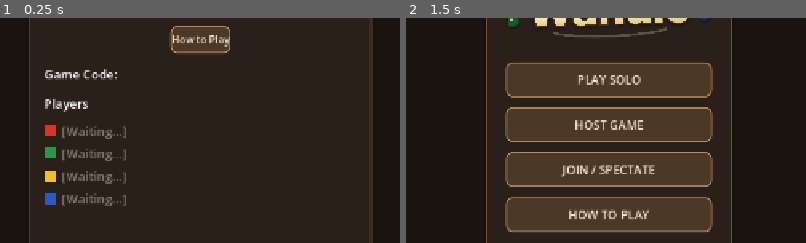
Above: before the commit, frames 1-2 (left to right).
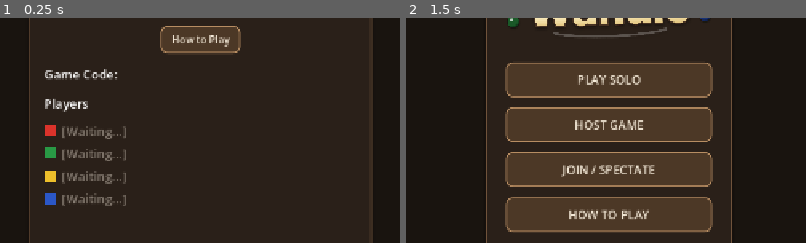
Above: after the commit, the same moments.

Repository: ItsTheMcCoy/wahoo-app
Game: Godot game, scene res://scenes/Lobby.tscn
Two runs of this game, one before a commit and one after it. Both use one fixed random seed, a clock stepped at 60 frames per second and the inputs below. This scene is started directly instead of the project's main scene.
Inputs (mouse positions are % of the whole screen's width and height, from its top left):
- Up to frame 1 (0.25 s): no input
- Up to frame 2 (1.5 s): tap Enter at 0.5 s; move the mouse to (72, 45) at 0.52 s; click (72, 45) at 0.67 s; click (25, 7) at 1.25 s
The pictures show only the part of the screen within x 25-75%, y 31-81%; the shares and areas given below are measured in that part.

The runs differ from the first frame. In frame 1, 0.7% of the frame differs, in the area x 40-61%, y 3-16%; in frame 2, nothing differs.

Commit message:
Add horizontal padding to lobby How to Play button
HowToPlayButton is the only button sharing the lobby's button stylebox
that shrink-wraps to its own text width (SIZE_SHRINK_CENTER, no min
width) rather than getting extra room from a fixed min-size or
fill/expand sizing, so the missing content margin on the shared
stylebox left its text touching the edges. Widening the shared
stylebox itself would also pad the icon-only chat send button and
clip its icon, so this gives HowToPlayButton its own padded normal/
hover/pressed styleboxes instead.

Co-Authored-By: Claude Sonnet 5 <noreply@anthropic.com>

Diff:
--- a/godot/scripts/lobby.gd
+++ b/godot/scripts/lobby.gd
@@ -556,6 +556,26 @@
 		_apply_button_theme(btn, btn_normal, btn_hover, btn_pressed, btn_disabled)
 	_how_to_play_btn.add_theme_font_size_override("font_size", 16)
 
+	# HowToPlayButton shrink-wraps to its text (size_flags_horizontal =
+	# SHRINK_CENTER, no minimum width), so unlike the other lobby buttons here
+	# it needs its own padded styleboxes -- the shared btn_normal has no
+	# content margin, which is fine for buttons that already have extra width
+	# from a fixed min-size or fill/expand, but leaves this one touching text
+	# edge-to-edge. Widening the shared stylebox instead would also pad the
+	# icon-only chat send button and clip its icon.
+	var how_to_play_normal := btn_normal.duplicate() as StyleBoxFlat
+	how_to_play_normal.content_margin_left = 18.0
+	how_to_play_normal.content_margin_right = 18.0
+	var how_to_play_hover := btn_hover.duplicate() as StyleBoxFlat
+	how_to_play_hover.content_margin_left = 18.0
+	how_to_play_hover.content_margin_right = 18.0
+	var how_to_play_pressed := btn_pressed.duplicate() as StyleBoxFlat
+	how_to_play_pressed.content_margin_left = 18.0
+	how_to_play_pressed.content_margin_right = 18.0
+	_how_to_play_btn.add_theme_stylebox_override("normal", how_to_play_normal)
+	_how_to_play_btn.add_theme_stylebox_override("hover", how_to_play_hover)
+	_how_to_play_btn.add_theme_stylebox_override("pressed", how_to_play_pressed)
+
 	_chat_send_btn.text = ""
 	_chat_send_btn.icon = SEND_ICON
 	_chat_send_btn.icon_alignment = HORIZONTAL_ALIGNMENT_CENTER
Not shown, changed: godot/build/web/index.html
Not shown, changed: godot/build/web/index.pck
